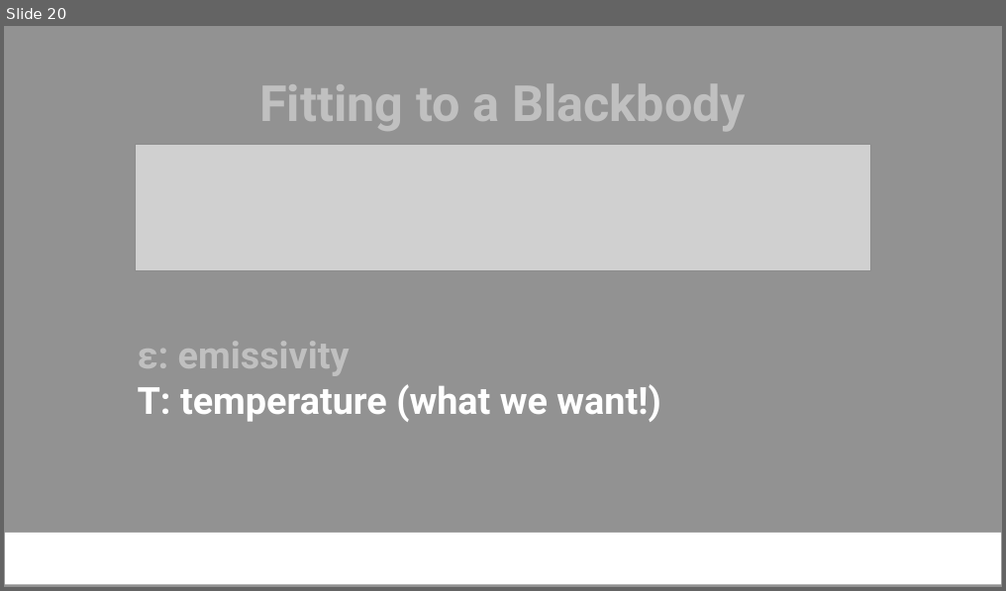
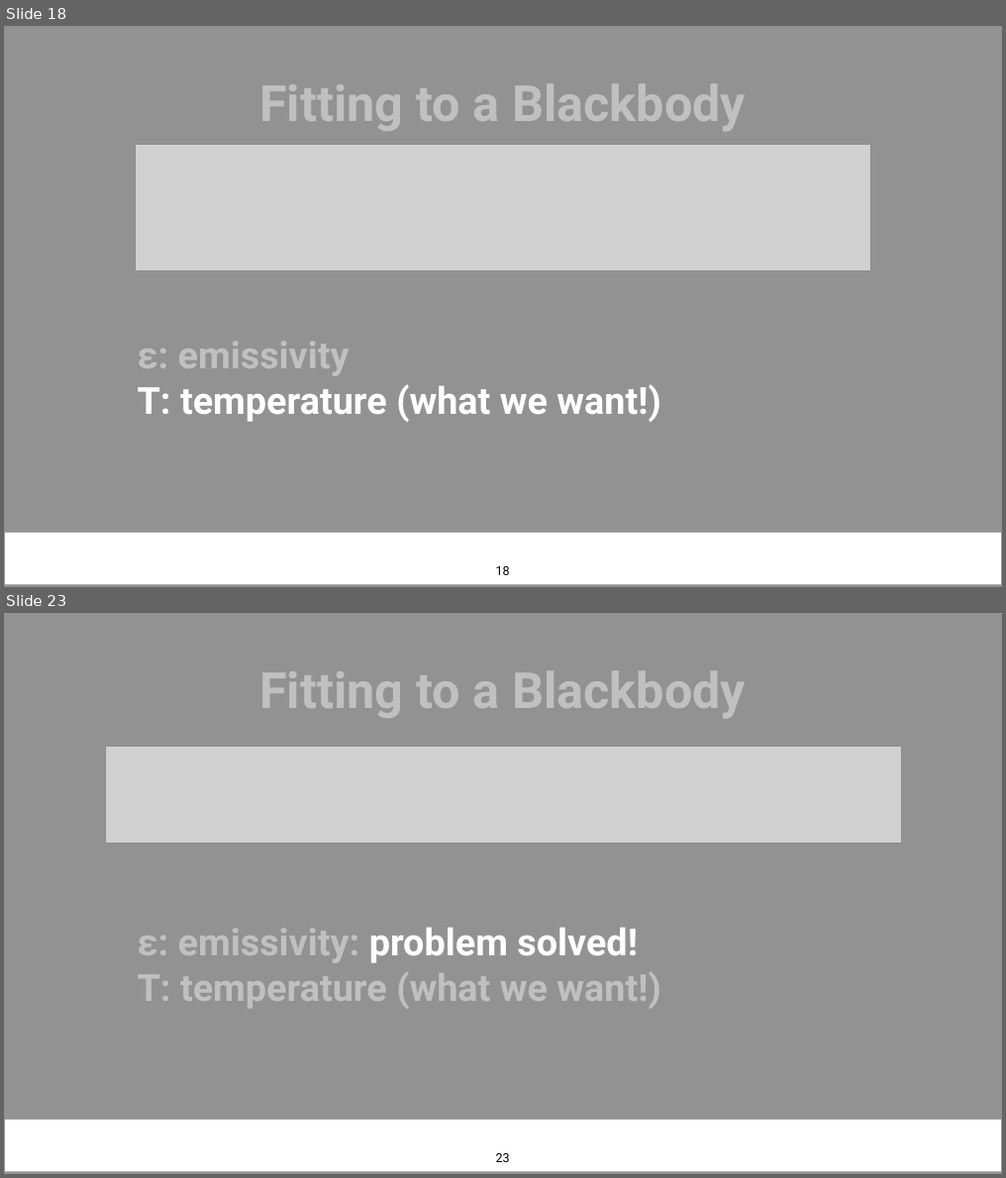
Before and after one commit to NamanJParikh/reu2024-hyperspectral-camera, a slide deck: presentation/REU Presentation (2024) template.pptx. Shown one above the other, each under a label of ours: slide 20 before the commit, slides 18 and 23 after it; the slides between them are not shown. The pictures are 1006x591 and 1006x1178 pixels, drawn with LibreOffice and Linux fonts; fonts in the diff are those of the drawing; grey boxes stand for pictures; background and template pictures are left out. Boxes give left, top, right and bottom in pixels: in the first picture for what was removed or moved away, otherwise in the second. Text is boxed around its words. In the diff, an @@ line names an element or a change of style, - is before the commit and + after.

Commit message:
Made emissivity model slides

```diff
--- a/presentation/REU Presentation (2024) template.pptx
+++ b/presentation/REU Presentation (2024) template.pptx
@@ slide 23 added at (4, 613, 1002, 1174), background #929292; not listed: 1 template element that a slide beside it also shows @@
@@ text added at (259, 671, 746, 718), 96 pt, text #C0C0C0, bold @@
+Fitting to a Blackbody
@@ picture added at (105, 746, 901, 843) @@
@@ text added at (138, 928, 660, 1009), 72 pt, text #C0C0C0, bold @@
+ε: emissivity: problem solved!
+T: temperature (what we want!)
@@ page number added at (496, 1154, 510, 1162), 24 pt, text #000000 @@
+23
@@ what was slide 20 is now slide 18 @@
@@ slide 18 changed as well @@
@@ page number added at (496, 567, 510, 575), 24 pt, text #000000 @@
+18
```
Also in this commit, not shown: 17 other slides changed, 5 other slides added, 3 slides removed.
